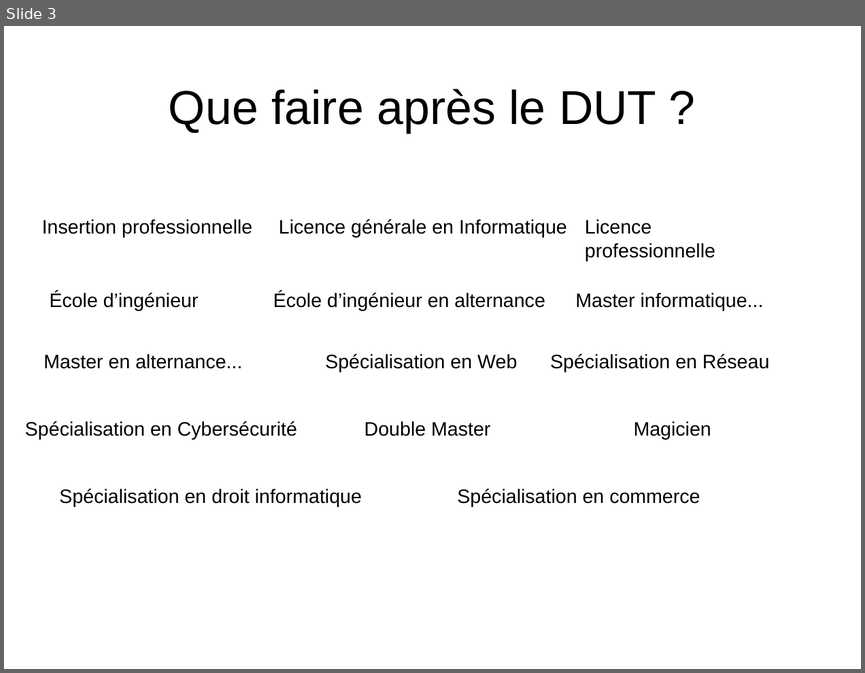
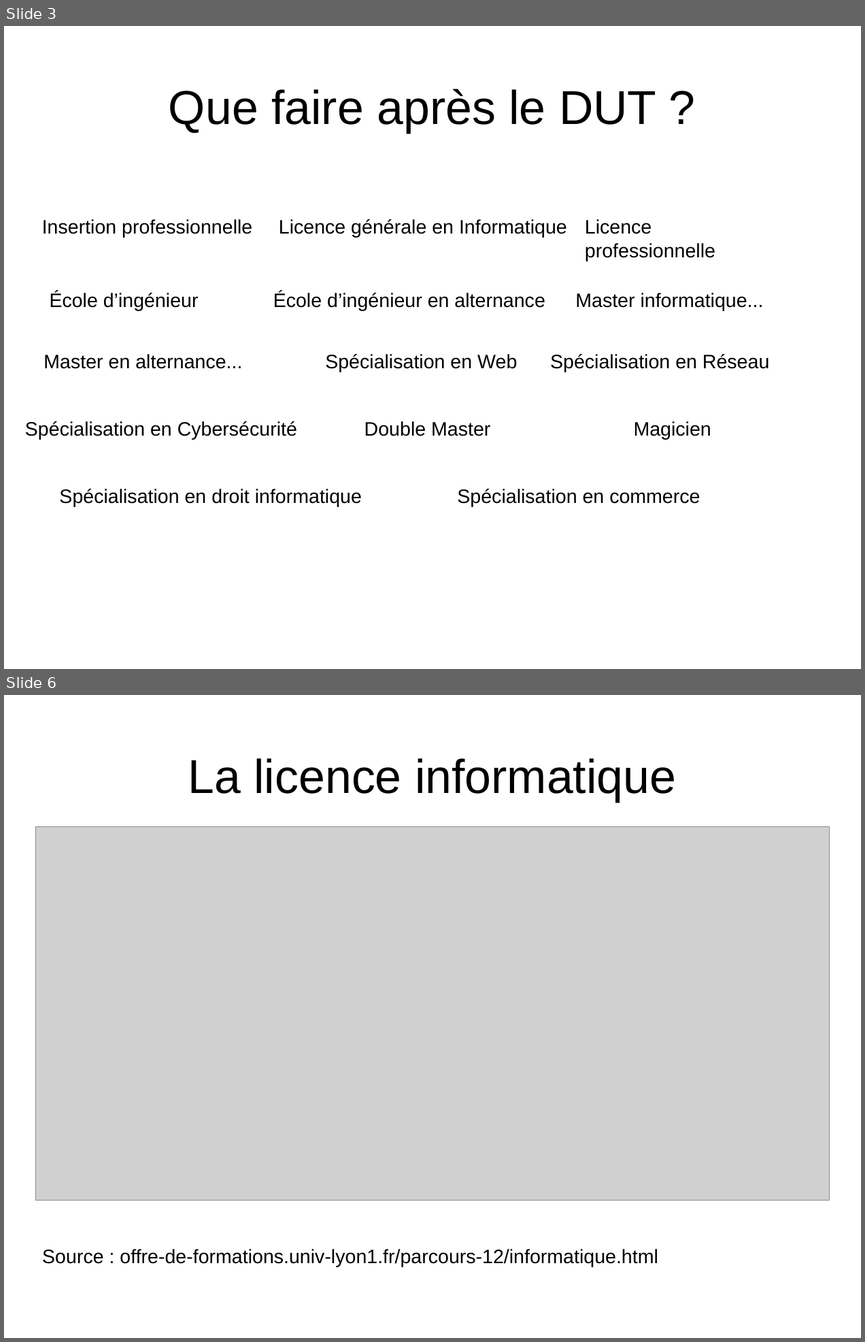
Before and after one commit to hana69200/Cours, a slide deck: S3/Com - PPP/PPP.odp. Shown one above the other, each under a label of ours: slide 3 before the commit, slides 3 and 6 after it; the slides between them are not shown. The pictures are 865x673 and 865x1342 pixels, drawn with LibreOffice and Linux fonts; fonts in the diff are those of the drawing; grey boxes stand for pictures. Boxes give left, top, right and bottom in pixels: in the first picture for what was removed or moved away, otherwise in the second. Text is boxed around its words. In the diff, an @@ line names an element or a change of style, - is before the commit and + after.

```diff
--- a/S3/Com - PPP/PPP.odp
+++ b/S3/Com - PPP/PPP.odp
@@ slide 6 added at <box>4,695,861,1338</box>, background #FFFFFF @@
@@ title added at <box>188,758,676,802</box>, 44 pt, text #000000 @@
+La licence informatique
@@ picture added at <box>35,826,830,1200</box> @@
@@ text added at <box>42,1249,657,1266</box>, 18 pt, text #000000 @@
+Source : offre-de-formations.univ-lyon1.fr/parcours-12/informatique.html
```
Also in this commit, not shown: 1 slide changed, 1 other slide added, 3 other files.
